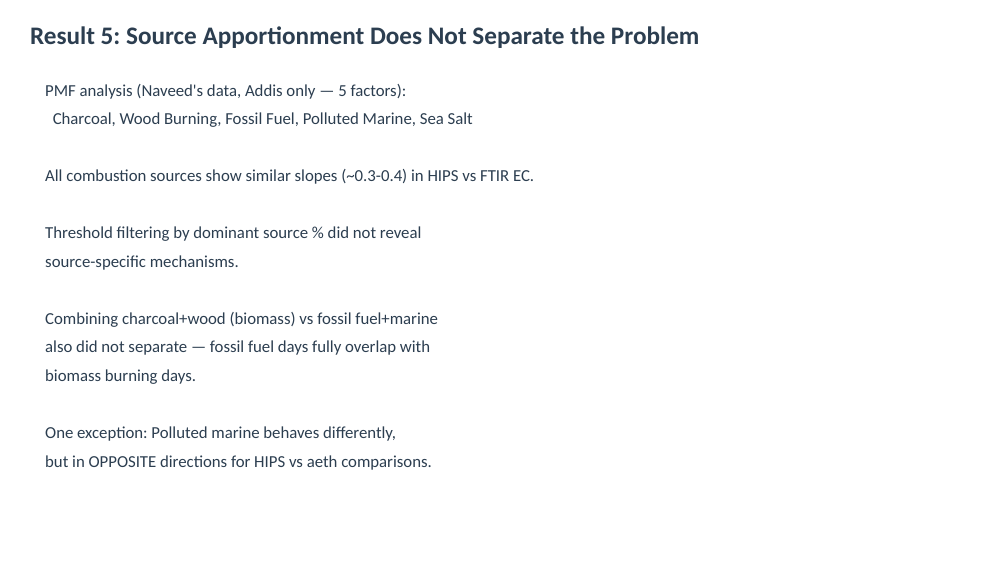
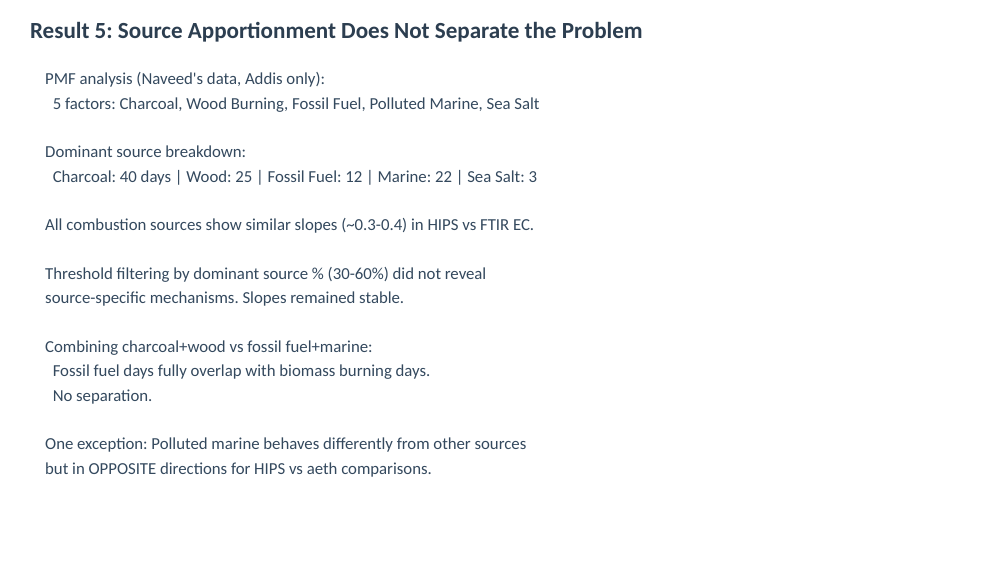
Before and after one commit to ahzs645/aethmodular, a slide deck: slide 9 of research/ftir_hips_chem/output/state_of_knowledge_presentation.pptx (slide 8 before the commit). Drawn at 1008x567 pixels with LibreOffice and Linux fonts; fonts in the diff are those of the drawing. Boxes give left, top, right and bottom in pixels: in the first picture for what was removed or moved away, otherwise in the second. Text is boxed around its words. In the diff, an @@ line names an element or a change of style, - is before the commit and + after.

```diff
--- a/research/ftir_hips_chem/output/state_of_knowledge_presentation.pptx
+++ b/research/ftir_hips_chem/output/state_of_knowledge_presentation.pptx
@@ text "Result 5: Source Apportionment Does ..." at (30, 21, 643, 42): size 24 to 22 pt @@
@@ text "PMF analysis (Naveed's data, Addis ...": place and size @@
-text "PMF analysis (Naveed's data, Addis ..." at (45, 84, 534, 470)
+text "PMF analysis (Naveed's data, Addis ..." at (45, 72, 539, 477)
@@ text at (45, 72, 539, 185): text changed; text colour #2C3E50 to #34495E @@
-PMF analysis (Naveed's data, Addis only — 5 factors):
-Charcoal, Wood Burning, Fossil Fuel, Polluted Marine, Sea Salt
+PMF analysis (Naveed's data, Addis only):
+5 factors: Charcoal, Wood Burning, Fossil Fuel, Polluted Marine, Sea Salt
+Dominant source breakdown:
+Charcoal: 40 days | Wood: 25 | Fossil Fuel: 12 | Marine: 22 | Sea Salt: 3
@@ text at (45, 218, 534, 477): text colour #2C3E50 to #34495E in "All combustion sources show similar slopes (~0.3-0.4) ...", "but in OPPOSITE directions for HIPS vs ..."; less space between paragraphs @@
@@ text at (45, 267, 527, 452): text changed; text colour #2C3E50 to #34495E @@
-Threshold filtering by dominant source % did not reveal
-source-specific mechanisms.
-Combining charcoal+wood (biomass) vs fossil fuel+marine
-also did not separate — fossil fuel days fully overlap with
-biomass burning days.
-One exception: Polluted marine behaves differently,
+Threshold filtering by dominant source % (30-60%) did not reveal
+source-specific mechanisms. Slopes remained stable.
+Combining charcoal+wood vs fossil fuel+marine:
+Fossil fuel days fully overlap with biomass burning days.
+No separation.
+One exception: Polluted marine behaves differently from other sources
```
Also in this commit, not shown: 9 other slides changed, 2 slides added, 1 slide removed, 1 other file.
